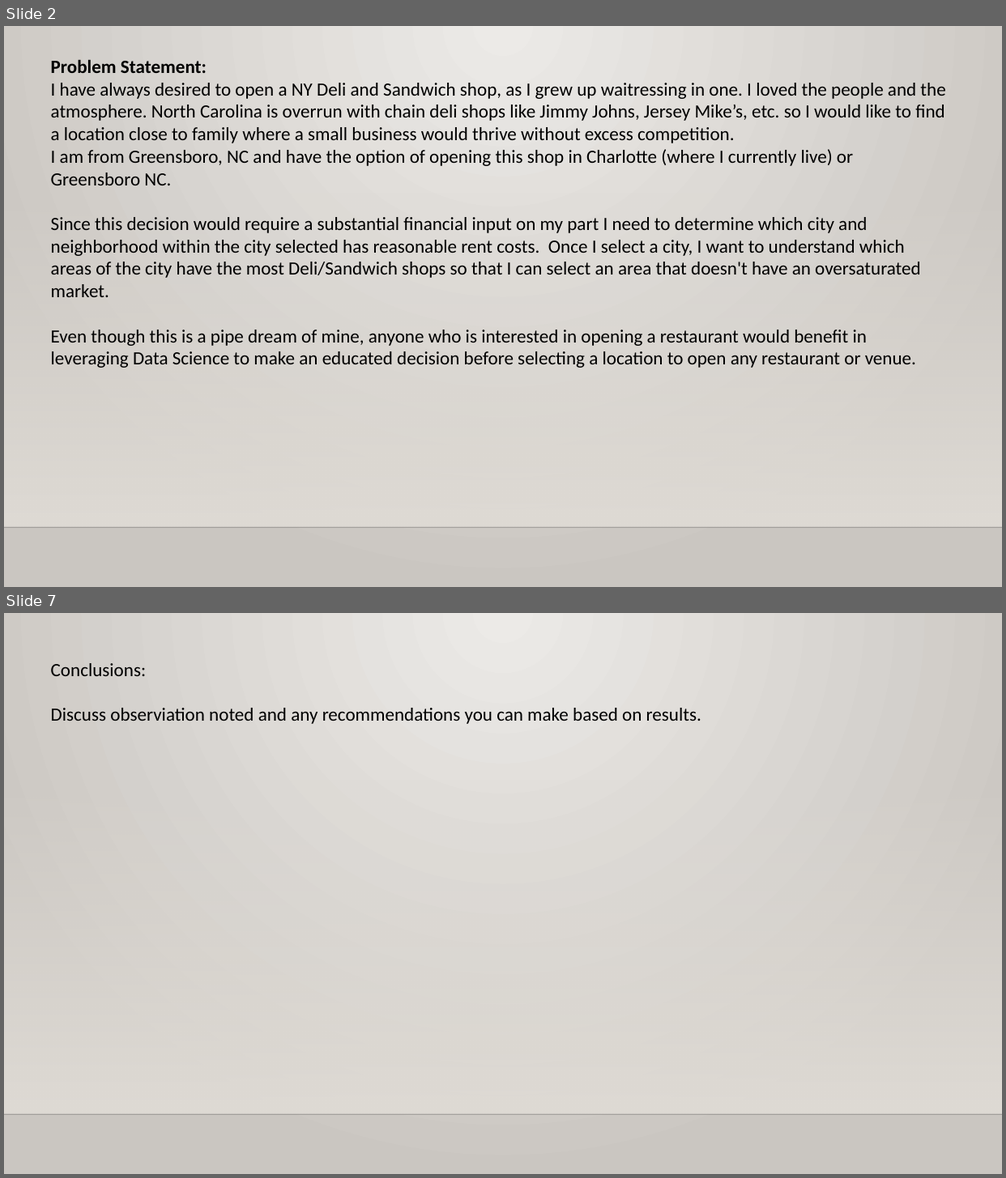
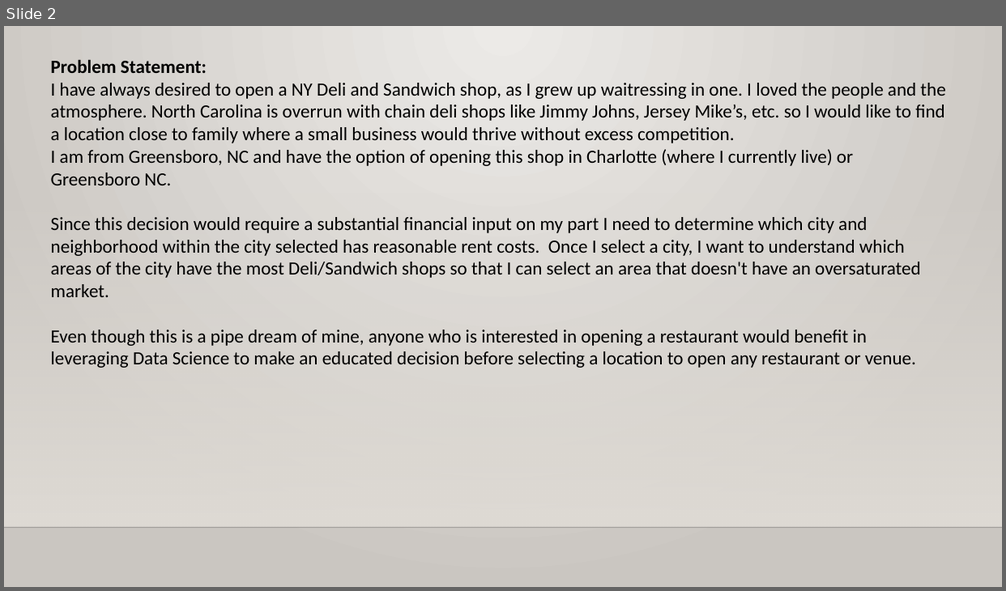
Before and after one commit to crowela022/LCDataScience, a slide deck: Data Science Capstone Project Presentation 2.pptx. Shown one above the other, each under a label of ours: slides 2 and 7 before the commit, slide 2 after it; the slides between them are not shown. The pictures are 1006x1178 and 1006x591 pixels, drawn with LibreOffice and Linux fonts; fonts in the diff are those of the drawing; background and template pictures are left out. Boxes give left, top, right and bottom in pixels: in the first picture for what was removed or moved away, otherwise in the second. Text is boxed around its words. In the diff, an @@ line names an element or a change of style, - is before the commit and + after.

```diff
--- a/Data Science Capstone Project Presentation 2.pptx
+++ b/Data Science Capstone Project Presentation 2.pptx
@@ slide 7 removed at box(4, 613, 1002, 1174), background gradient #ECEAE7 to #CAC7C1; not listed: 2 template elements that a slide beside it also shows @@
@@ text removed at box(51, 663, 701, 724) @@
-Conclusions:
-Discuss observiation noted and any recommendations you can make based on results.
```
Also in this commit, not shown: 2 slides changed, 5 slides added, 4 other slides removed.
